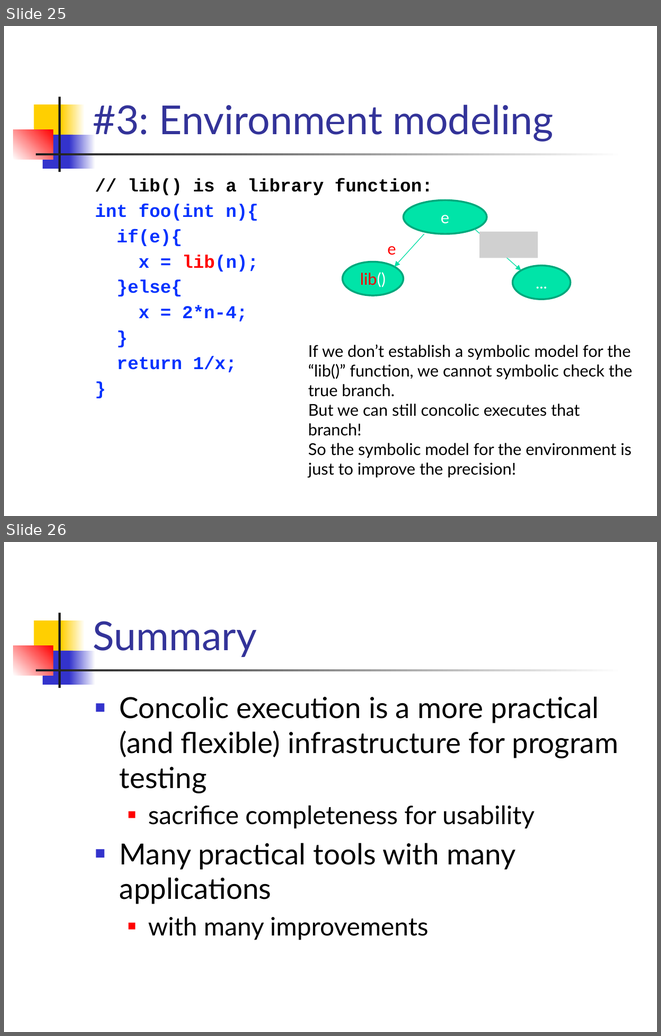
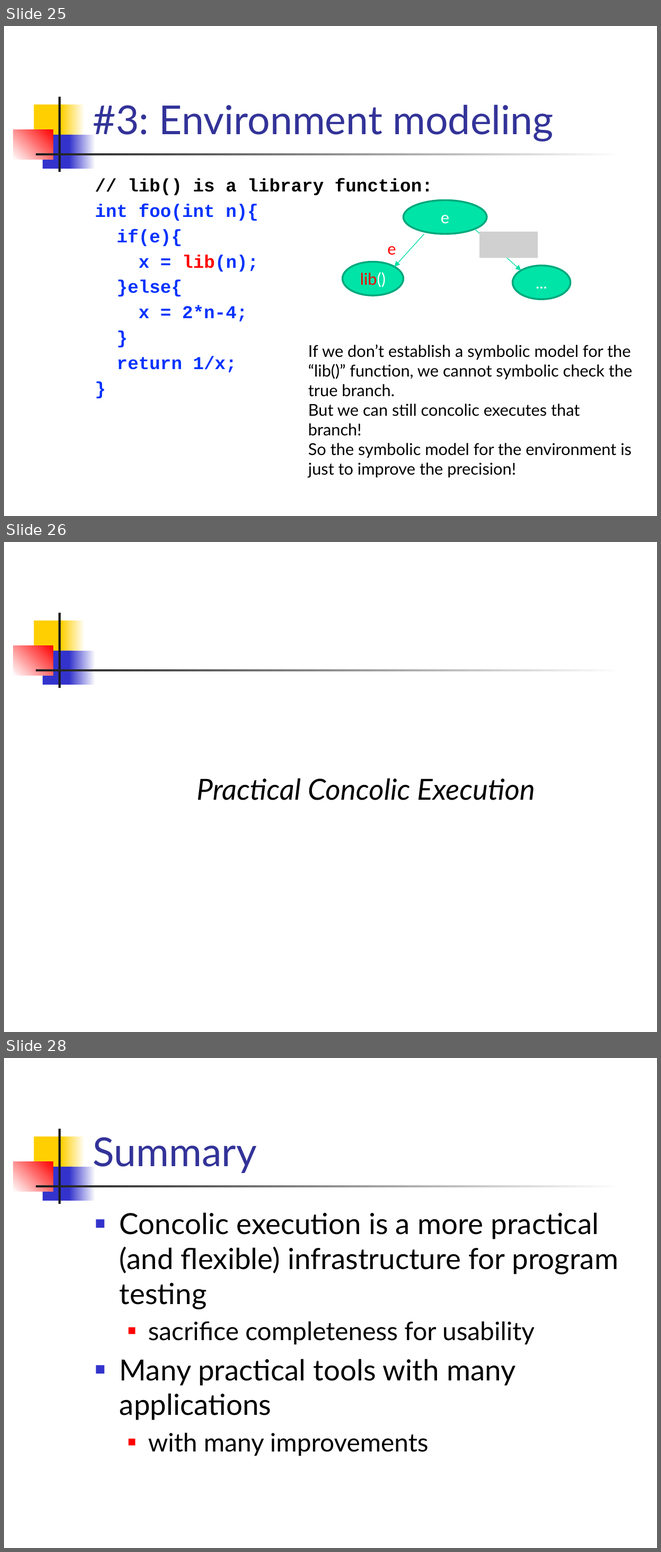
Before and after one commit to csslab-ustc/csslab-ustc.github.io, a slide deck: courses/theory/slides/lec18-concolic.pptx. Shown one above the other, each under a label of ours: slides 25 and 26 before the commit, slides 25, 26 and 28 after it; the slides between them are not shown. The pictures are 661x1036 and 661x1552 pixels, drawn with LibreOffice and Linux fonts; fonts in the diff are those of the drawing; grey boxes stand for pictures. Boxes give left, top, right and bottom in pixels: in the first picture for what was removed or moved away, otherwise in the second. Text is boxed around its words. In the diff, an @@ line names an element or a change of style, - is before the commit and + after.

```diff
--- a/courses/theory/slides/lec18-concolic.pptx
+++ b/courses/theory/slides/lec18-concolic.pptx
@@ slide 26 added at (4, 542, 657, 1032), background #FFFFFF; not listed: 7 template elements that a slide beside it also shows @@
@@ text added at (196, 778, 535, 800), 32 pt, text #000000, italic @@
+Practical Concolic Execution
@@ what was slide 26 is now slide 28 @@
```
Also in this commit, not shown: 1 other slide added.
